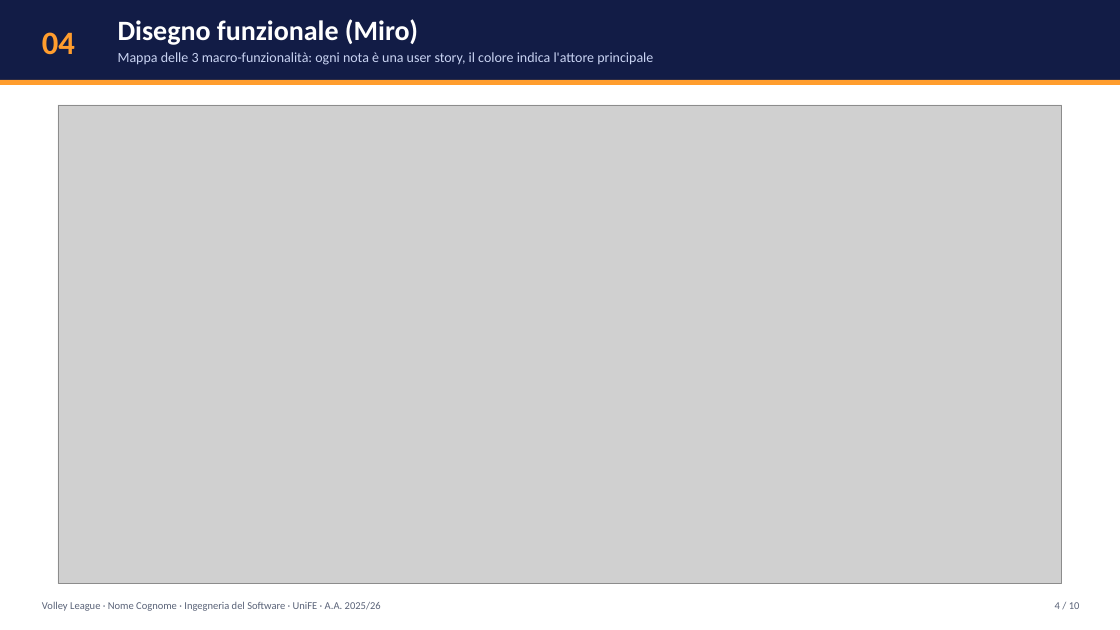
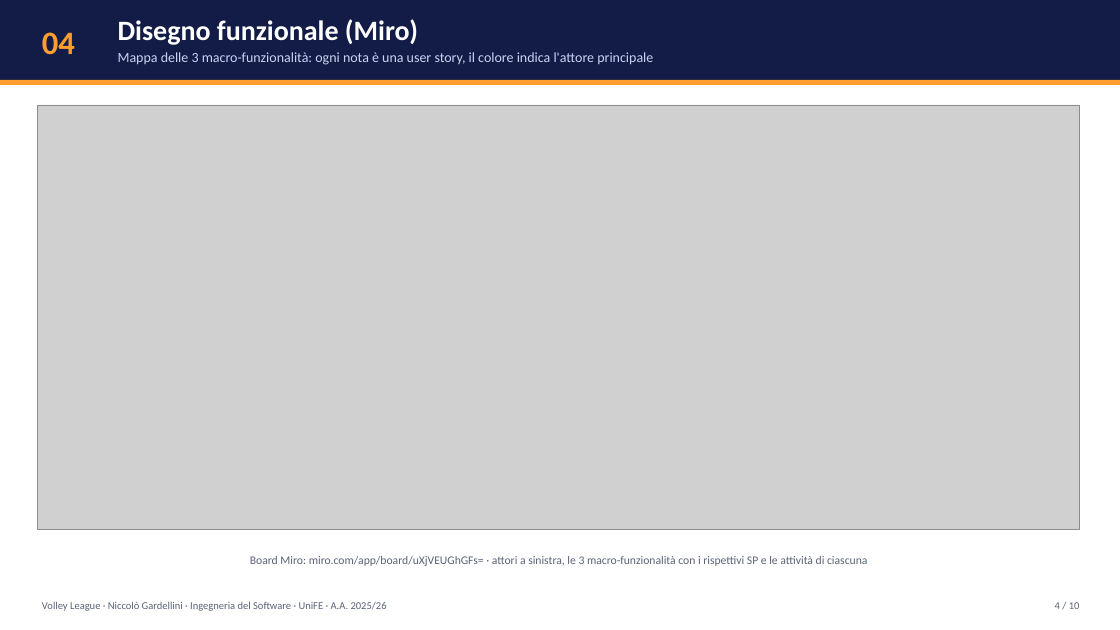
Before and after one commit to niccologardellini/volley-league-backend, a slide deck: slide 4 of relazione_esame/Relazione_VolleyLeague.pptx. Drawn at 1120x630 pixels with LibreOffice and Linux fonts; fonts in the diff are those of the drawing; grey boxes stand for pictures. Boxes give left, top, right and bottom in pixels: in the first picture for what was removed or moved away, otherwise in the second. Text is boxed around its words. In the diff, an @@ line names an element or a change of style, - is before the commit and + after.

```diff
--- a/relazione_esame/Relazione_VolleyLeague.pptx
+++ b/relazione_esame/Relazione_VolleyLeague.pptx
@@ picture: place and size @@
-picture at [58, 105, 1062, 584]
+picture at [38, 105, 1080, 529]
@@ text added at [250, 556, 867, 566], 10 pt, text #5A6378 @@
+Board Miro: miro.com/app/board/uXjVEUGhGFs= · attori a sinistra, le 3 macro-funzionalità con i rispettivi SP e le attività di ciascuna
@@ text at [42, 601, 387, 611]: text changed @@
-Volley League · Nome Cognome · Ingegneria del Software · UniFE · A.A. 2025/26
+Volley League · Niccolò Gardellini · Ingegneria del Software · UniFE · A.A. 2025/26
```
Also in this commit, not shown: 8 other slides changed, 1 slide added, 1 slide removed, 14 other files.
